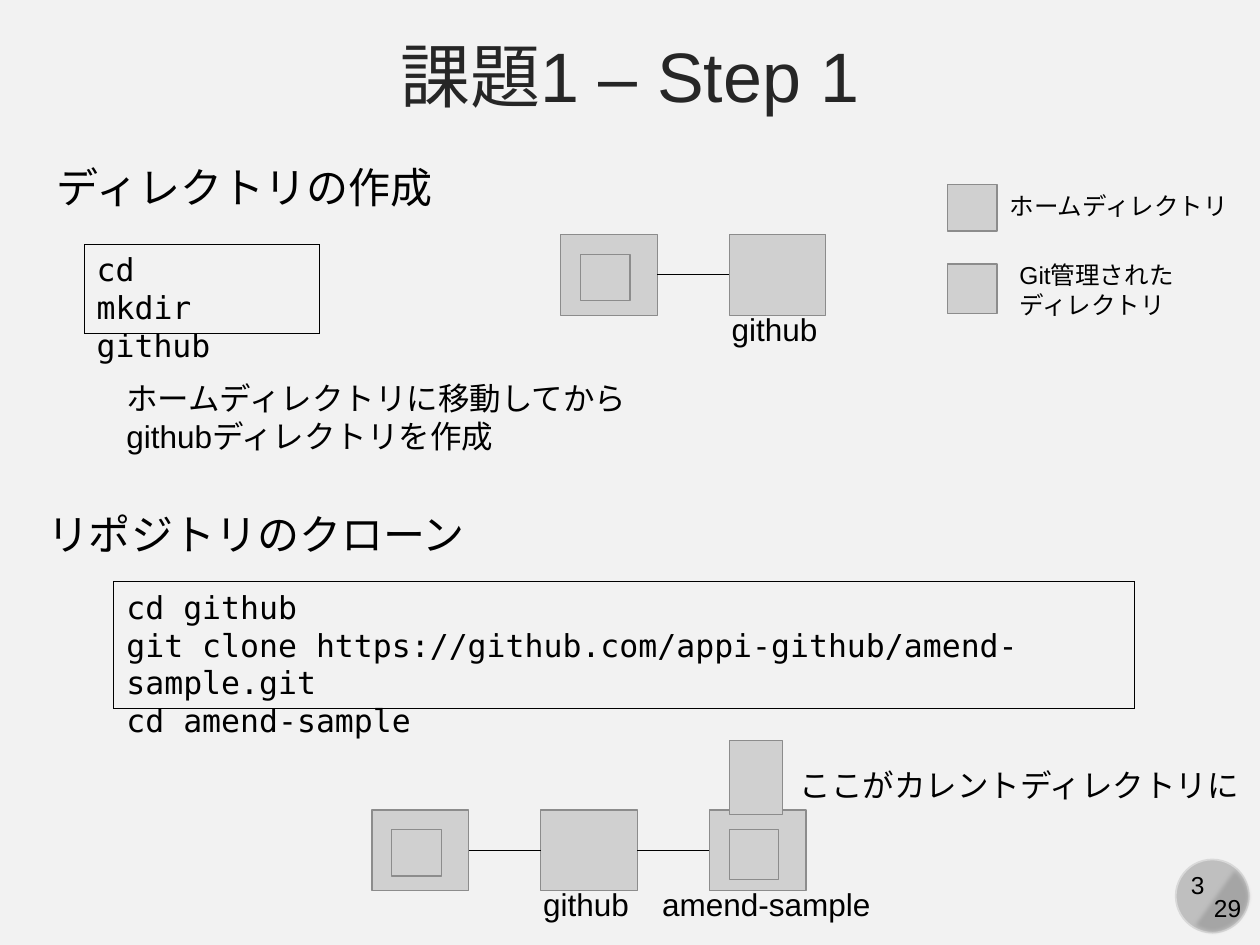
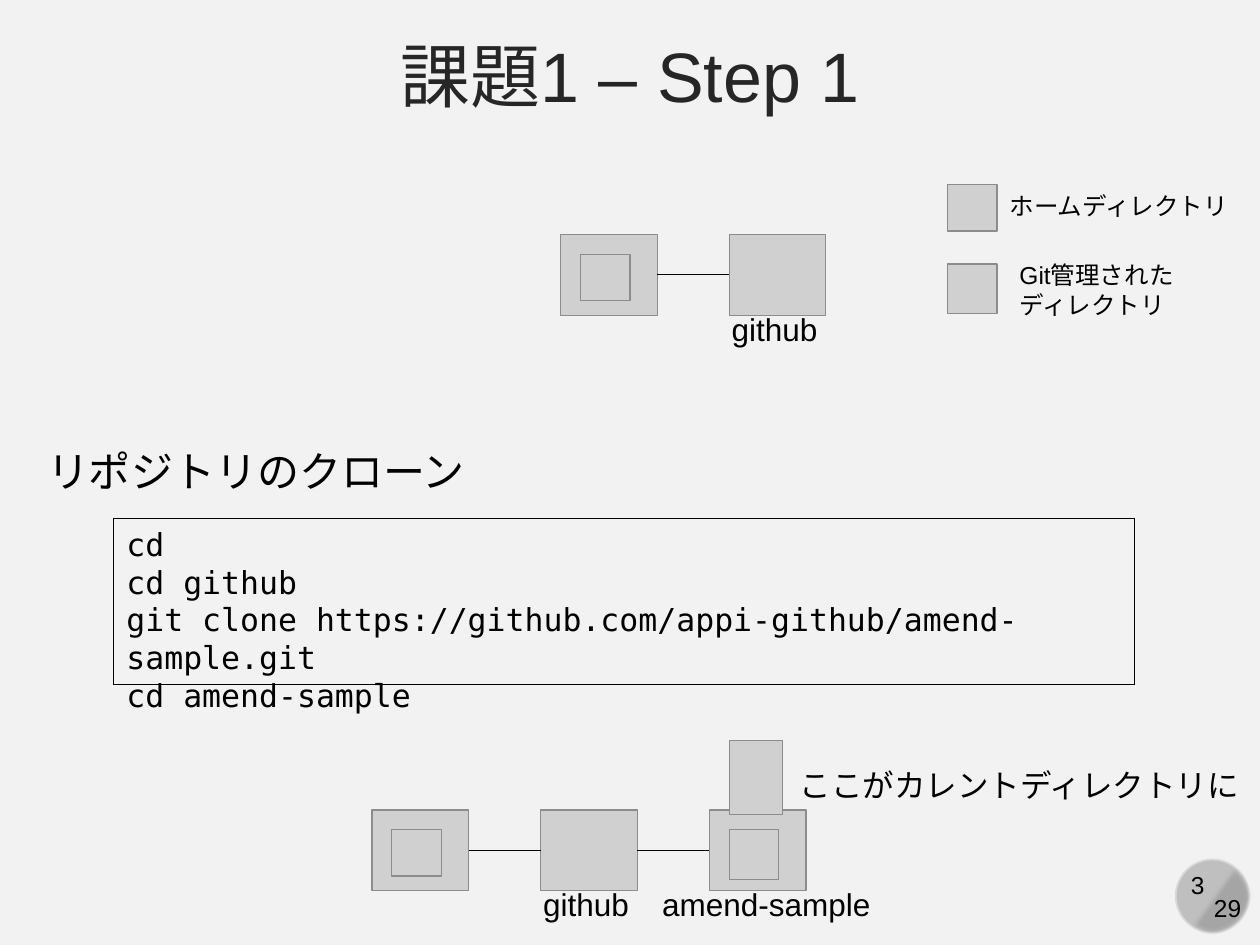
Before and after one commit to kaityo256/github, a slide deck: slide 3 of practice_advanced/fig/slide.pptx. Drawn at 1260x945 pixels with LibreOffice and Linux fonts; fonts in the diff are those of the drawing; grey boxes stand for pictures. Boxes give left, top, right and bottom in pixels: in the first picture for what was removed or moved away, otherwise in the second. Text is boxed around its words. In the diff, an @@ line names an element or a change of style, - is before the commit and + after.

Commit message:
:memo: updates slides

```diff
--- a/practice_advanced/fig/slide.pptx
+++ b/practice_advanced/fig/slide.pptx
@@ text removed at box(57, 167, 432, 207) @@
-ディレクトリの作成
@@ rectangle removed at box(84, 244, 319, 334) @@
-cd
-mkdir github
@@ text removed at box(126, 383, 626, 454) @@
-ホームディレクトリに移動してから
-githubディレクトリを作成
@@ text "リポジトリのクローン": place and size @@
-text "リポジトリのクローン" at box(47, 514, 465, 552)
+text "リポジトリのクローン" at box(47, 451, 465, 489)
@@ rectangle "cd": place and size @@
-rectangle "cd" at box(115, 582, 1135, 709)
+rectangle "cd" at box(115, 519, 1135, 684)
@@ text in rectangle at box(126, 532, 164, 557): paragraph added @@
+cd
```
